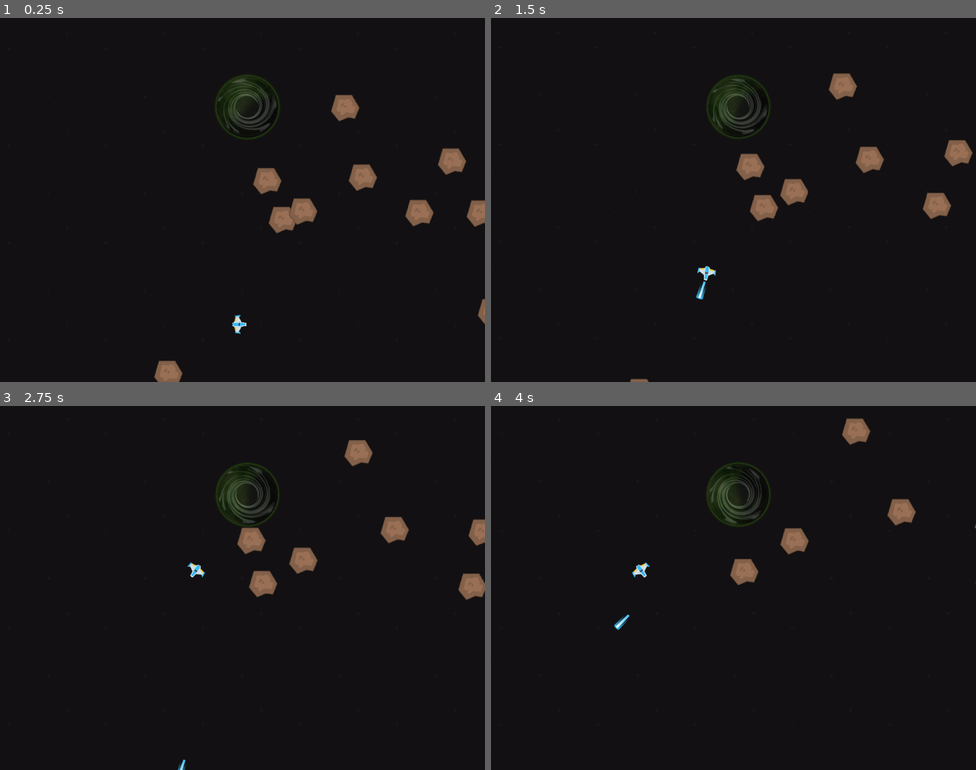
Above: before the commit, frames 1-4 (two rows, left to right).
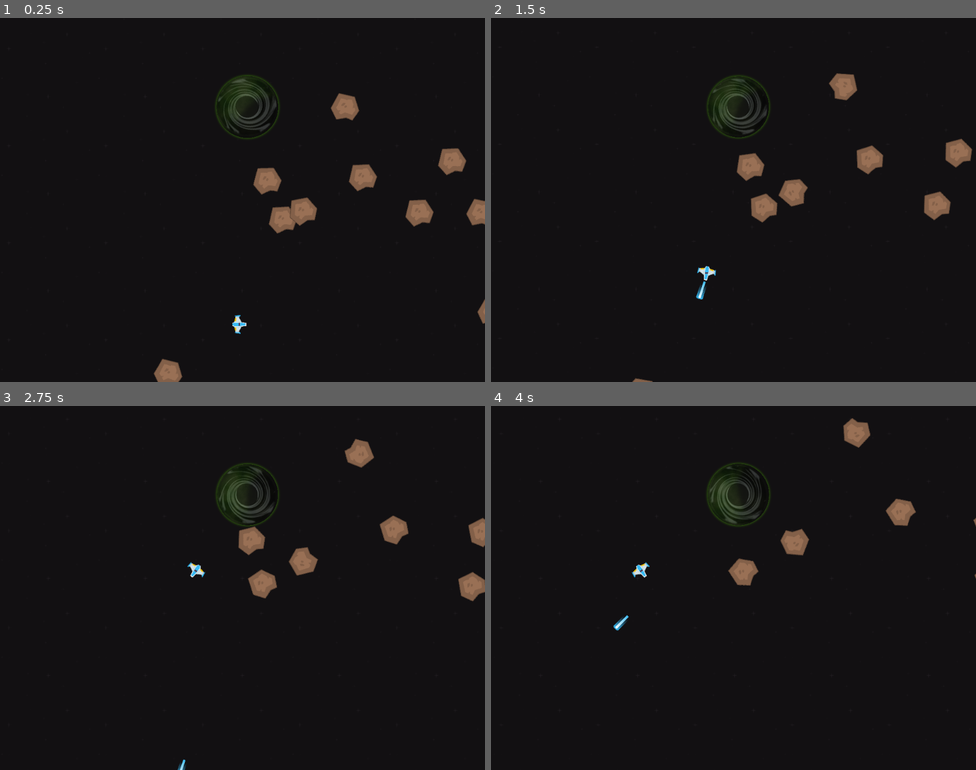
Above: after the commit, the same moments.

Repository: Francisco-Tovar/NewtonRoids
Game: Godot game, scene res://scenes/game.tscn
Two runs of this game, one before a commit and one after it. Both use one fixed random seed, a clock stepped at 60 frames per second and the inputs below.
Inputs:
- Up to frame 1 (0.25 s): no input
- Up to frame 2 (1.5 s): hold Right (right) 0.53-1.28 s; hold Down (decelerate) 0.53-1.28 s; hold Left (left) from 1.28 s (still down); tap Space (shoot) at 1.35 s
- Up to frame 3 (2.75 s): release Left (left) at 2.03 s; hold Right (right) from 2.03 s (still down); hold Down (decelerate) from 2.03 s (still down)
- Up to frame 4 (4 s): release Right (right) at 2.78 s; release Down (decelerate) at 2.78 s; hold Up (accelerate) 2.78-3.53 s; tap Space (shoot) at 2.85 s; hold Left (left) from 3.53 s (still down); hold Down (decelerate) from 3.53 s (still down)

The runs differ from the first frame. In frame 1, 0.3% of the frame differs, in the area x 31-100%, y 20-100%; in frame 2, 0.5%; in frame 3, 0.5%, in the area x 48-100%, y 9-54%; in frame 4, 0.4%.

Commit message:
Added rotation
Added random rotation speed for the asteroids

Diff:
--- a/scripts/asteroid.gd
+++ b/scripts/asteroid.gd
@@ -3,6 +3,7 @@
 @export var mass: int = 100
 @export var min_speed: float = 15.0
 @export var max_speed: float = 30.0
+@export var rotation_speed: float = 1.0
 
 var velocity = Vector2.ZERO
 
@@ -10,9 +11,11 @@
 	randomize()
 	_set_random_direction()
 	_set_random_speed()
+	rotation_speed = randf_range(-1, 1)
 
 func _process(delta):
 	position += velocity * delta
+	rotation += rotation_speed * delta
 	_wrap_around_screen()
 
 func _set_random_direction():
